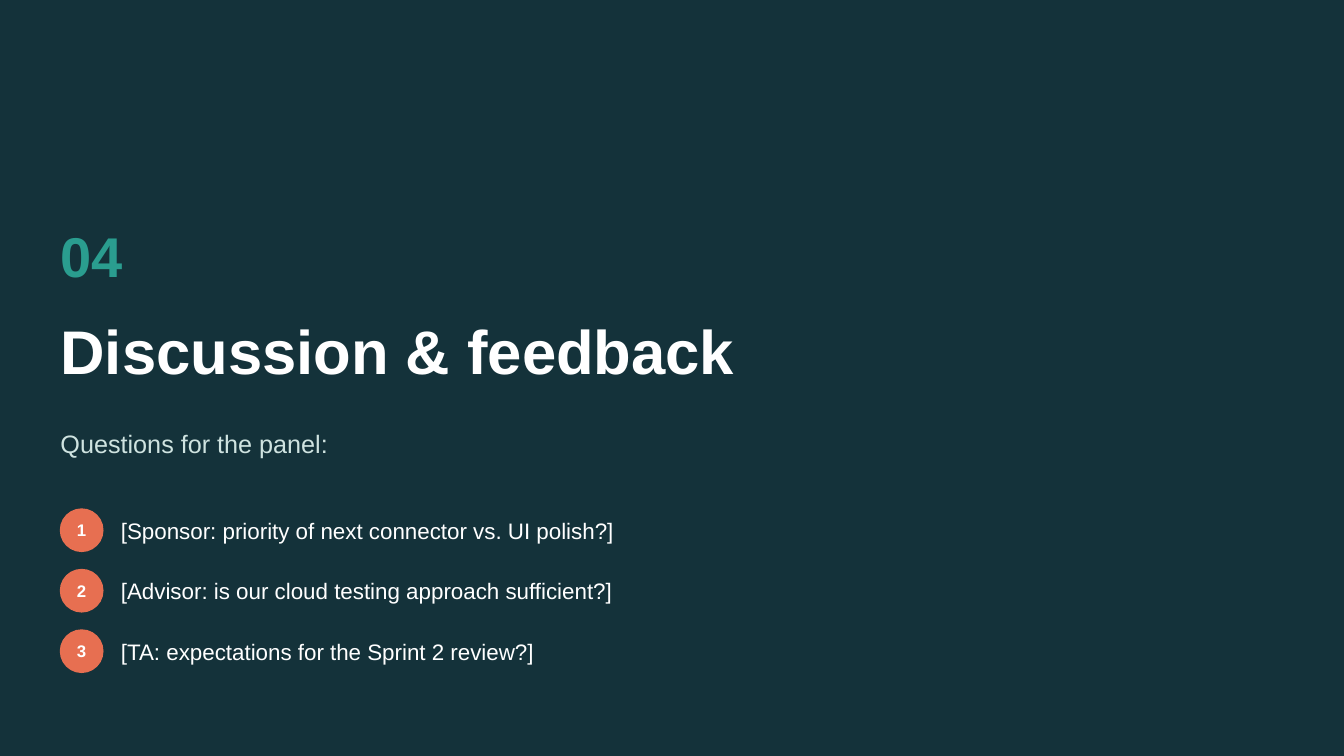
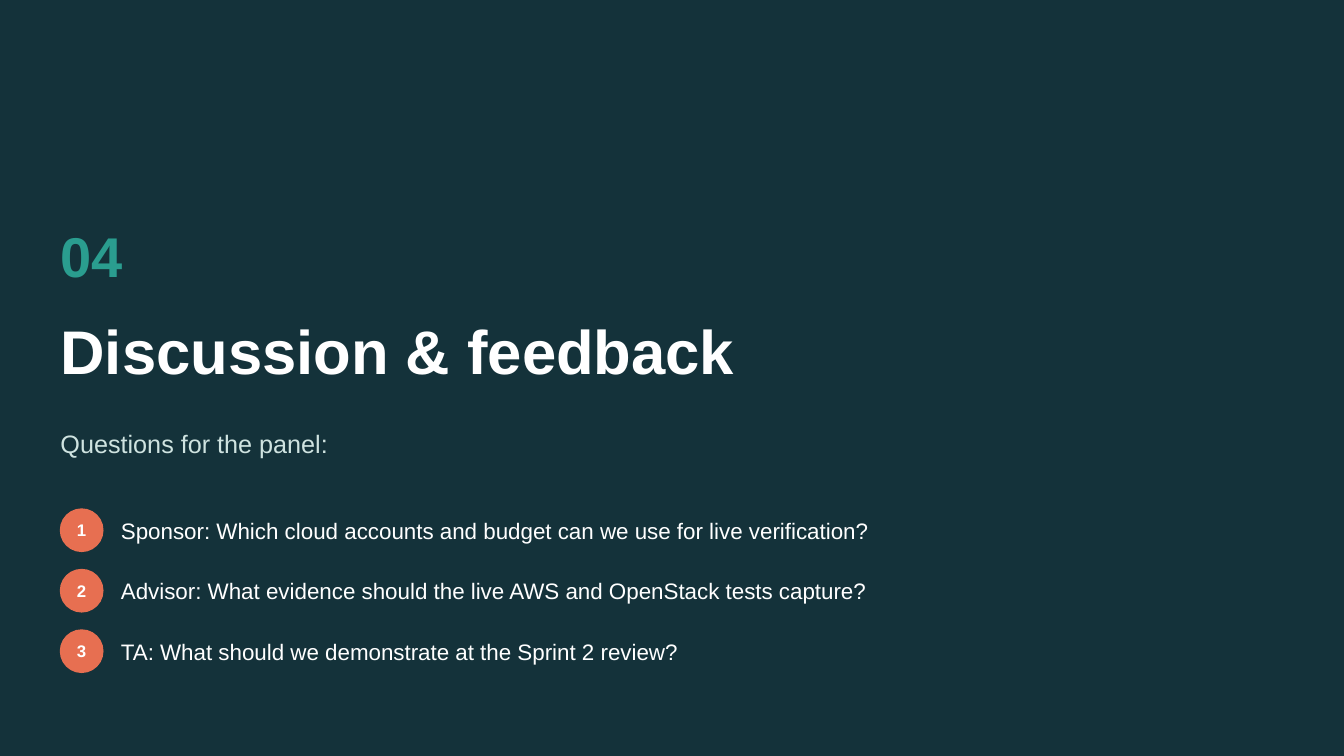
Before and after one commit to Alberta2514640/clutter, a slide deck: slide 20 of deliverables/Re-Clutter_Fall_Design_Review_Software.pptx. Drawn at 1344x756 pixels with LibreOffice and Linux fonts; fonts in the diff are those of the drawing. Boxes give left, top, right and bottom in pixels: in the first picture for what was removed or moved away, otherwise in the second. Text is boxed around its words. In the diff, an @@ line names an element or a change of style, - is before the commit and + after.

Commit message:
Finish fall design review slides

```diff
--- a/deliverables/Re-Clutter_Fall_Design_Review_Software.pptx
+++ b/deliverables/Re-Clutter_Fall_Design_Review_Software.pptx
@@ text at [121, 522, 868, 544]: text changed @@
-[Sponsor: priority of next connector vs. UI polish?]
+Sponsor: Which cloud accounts and budget can we use for live verification?
@@ text at [121, 582, 866, 604]: text changed @@
-[Advisor: is our cloud testing approach sufficient?]
+Advisor: What evidence should the live AWS and OpenStack tests capture?
@@ text at [121, 643, 678, 665]: text changed @@
-[TA: expectations for the Sprint 2 review?]
+TA: What should we demonstrate at the Sprint 2 review?
```
Also in this commit, not shown: 13 other slides changed, 1 slide added, 1 slide removed.
